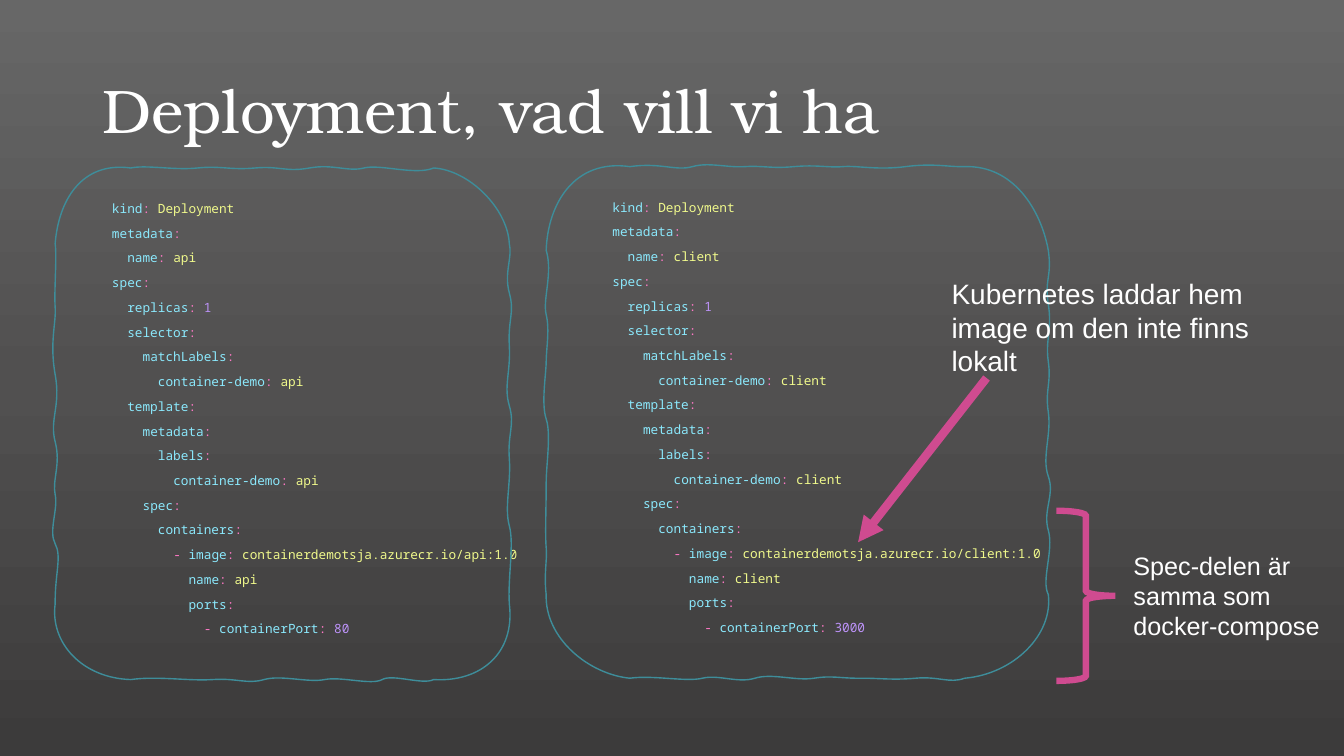
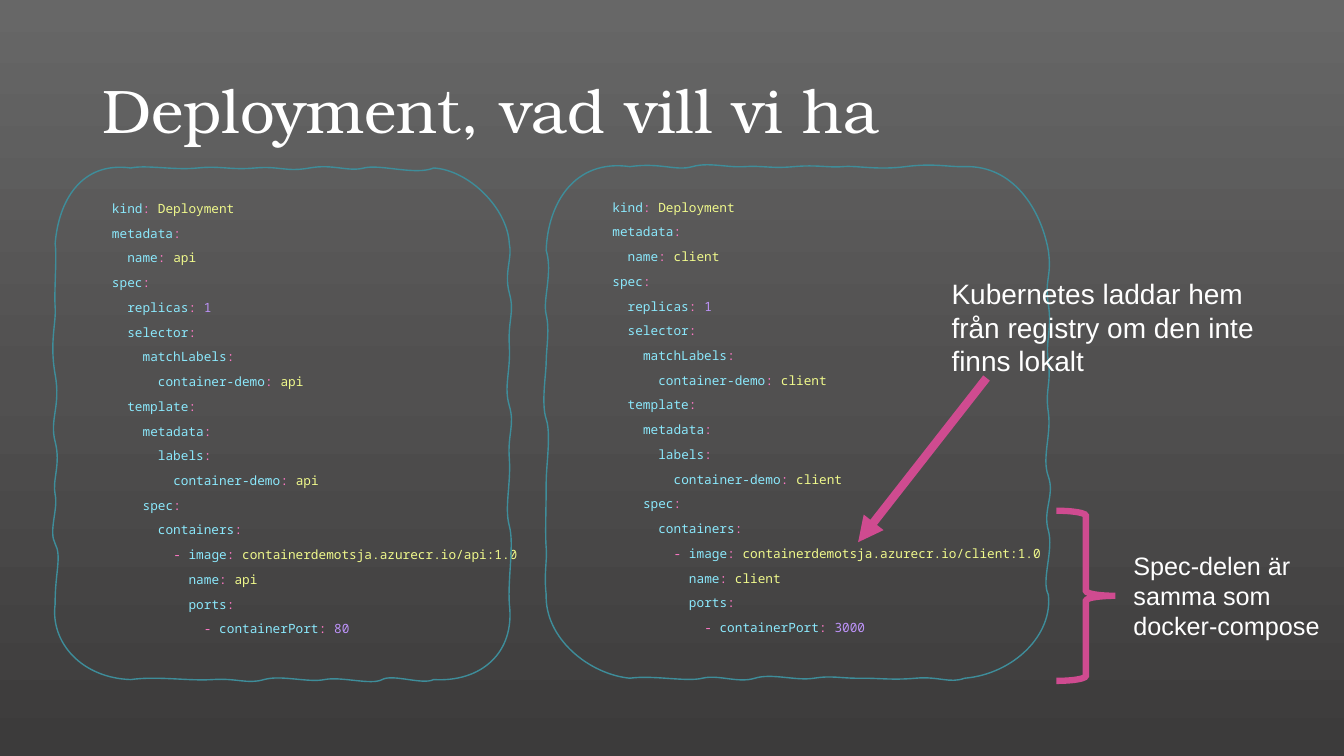
Before and after one commit to jatocode/container-demo, a slide deck: slide 17 of doc/containers.pptx. Drawn at 1344x756 pixels with LibreOffice and Linux fonts; fonts in the diff are those of the drawing. Boxes give left, top, right and bottom in pixels: in the first picture for what was removed or moved away, otherwise in the second. Text is boxed around its words. In the diff, an @@ line names an element or a change of style, - is before the commit and + after.

```diff
--- a/doc/containers.pptx
+++ b/doc/containers.pptx
@@ text at [952,282,1253,377]: text changed @@
-Kubernetes laddar hem image om den inte finns lokalt
+Kubernetes laddar hem från registry om den inte finns lokalt
```
Also in this commit, not shown: 1 other slide changed, 1 slide added, 1 slide removed.
